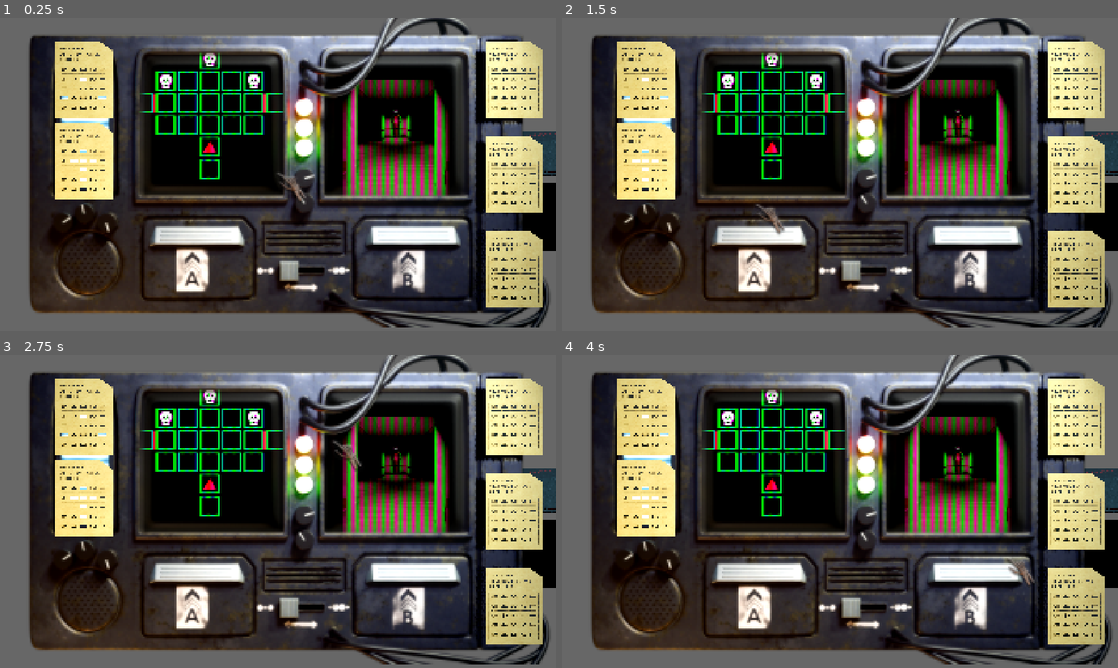
Above: before the commit, frames 1-4 (two rows, left to right).
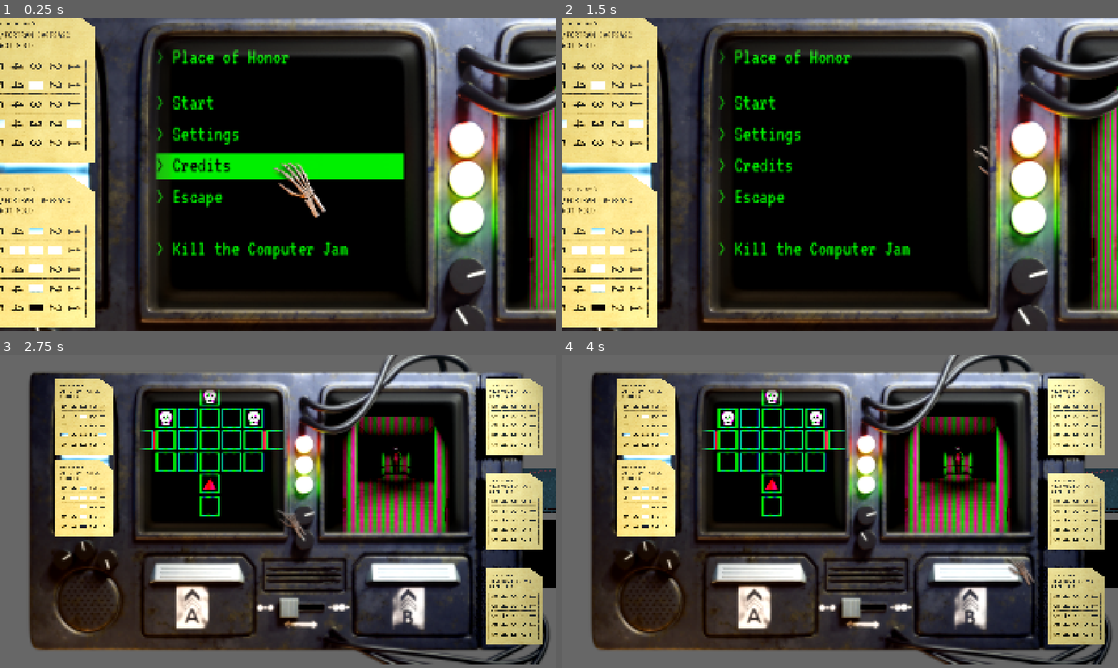
Above: after the commit, the same moments.

Repository: pudgypoultry/kill-the-computer-jam
Game: Godot game, scene res://Sandboxes/Pudgypoultry/MainScene.tscn
The game is run twice, just before and just after one commit, with the same random seed, the same clock (stepped at 60 frames per second) and the same inputs. Sound files missing from this copy of the repository are replaced by a short silence.
Inputs (mouse positions are in pixels of both pictures, inside the frame that each line leads up to):
- Up to frame 1 (0.25 s): no input
- Up to frame 2 (1.5 s): tap Enter at 0.5 s; move the mouse to (962, 158) at 0.52 s; hold D (move_right) 0.53-1.25 s; click (962, 158) at 0.6 s; drag from (728, 190) to (812, 237) at 1.27 s
- Up to frame 3 (2.75 s): move the mouse to (333, 442) at 2.02 s; hold D (move_right) from 2.03 s (still down); click (333, 442) at 2.1 s
- Up to frame 4 (4 s): release D (move_right) at 2.75 s; drag from (812, 574) to (673, 464) at 2.77 s; tap Space at 3.5 s; move the mouse to (1006, 558) at 3.52 s; hold A (move_left) from 3.53 s (still down); click (1006, 558) at 3.6 s

The runs differ from the first frame. In frame 1, 80% of the frame differs, in the area x 0-100%, y 0-100%; in frame 2, 78%; in frame 3, 0.3%; in frame 4, nothing differs.

Commit message:
Title Screen wired!

Diff:
--- a/Globals/BoardManager.gd
+++ b/Globals/BoardManager.gd
@@ -46,6 +46,12 @@
 
 
 func _process(_delta : float):
+	#if Input.is_action_just_pressed("pause") && player_actionable:
+		#main_camera.move_to_menu()
+		#await get_tree().create_timer(0.5).timeout
+		#switch_screen_to_menu()
+
+
 	if not exclusive_text_mode:
 		return
 
@@ -55,6 +61,8 @@
 			terminal_manager.writing = false
 		else:
 			end_text_mode()
+
+
 
 func _switch_screen_to_grid():
 	terminal_screen.texture.viewport_path = reactor_manager.grid_subviewport.get_path()
--- a/Sandboxes/Pudgypoultry/GridCell.gd
+++ b/Sandboxes/Pudgypoultry/GridCell.gd
@@ -45,7 +45,7 @@
 var grid_manager : GridManager = null
 
 func _update_active() -> void:
-	print(name + ":" + str(grid_position))
+	#print(name + ":" + str(grid_position))
 	if !active or hidden_room:
 		for img in get_children():
 			img.hide()
@@ -68,7 +68,7 @@
 			skeleton_sprite.hide()
 
 func _ready() -> void:
-	print(sprite)
+	#print(sprite)
 	_update_active()
 	if is_starting_position and not Engine.is_editor_hint():
 		BoardManager.starting_position = grid_position
--- a/Sandboxes/Pudgypoultry/MainScene.tscn
+++ b/Sandboxes/Pudgypoultry/MainScene.tscn
@@ -14,6 +14,7 @@
 [ext_resource type="AudioStream" uid="uid://dyueb8i8cdh30" path="res://Assets/Music/The World to Come.ogg" id="11_tq65w"]
 [ext_resource type="PackedScene" uid="uid://c82j06v17qfbp" path="res://Scenes/ReactorArea/ReactorView.tscn" id="12_qaeli"]
 [ext_resource type="PackedScene" uid="uid://df05gj1qx2fth" path="res://Scenes/Monitor/MonitorScene.tscn" id="12_tq65w"]
+[ext_resource type="Script" uid="uid://vmalpcg167f7" path="res://Sandboxes/Pudgypoultry/TitleScreenTransitionManager.gd" id="15_1uf6b"]
 
 [sub_resource type="Environment" id="Environment_sh0p1"]
 background_mode = 2
@@ -39,10 +40,10 @@
 [sub_resource type="BoxShape3D" id="BoxShape3D_q1446"]
 size = Vector3(0.2559204, 0.05, 1.14516)
 
-[sub_resource type="ViewportTexture" id="ViewportTexture_cmfyp"]
-viewport_path = NodePath("../ReactorView/GridCamera")
-
 [sub_resource type="ViewportTexture" id="ViewportTexture_1uf6b"]
+viewport_path = NodePath("../ReactorView/TitleScreen")
+
+[sub_resource type="ViewportTexture" id="ViewportTexture_w0dj5"]
 viewport_path = NodePath("../ReactorView/FPSCamera")
 
 [sub_resource type="StandardMaterial3D" id="StandardMaterial3D_lh8n2"]
@@ -80,7 +81,7 @@
 [node name="MainScene" type="Node3D" unique_id=904660948]
 
 [node name="Camera3D" type="Camera3D" parent="." unique_id=552463633 node_paths=PackedStringArray("game_position", "menu_position")]
-transform = Transform3D(1, 0, 0, 0, 1, 0, 0, 0, 1, 0, 0.37406492, 0.5209035)
+transform = Transform3D(1, 0, 0, 0, 1, 0, 0, 0, 1, -0.76899165, 0.89896667, -0.53625983)
 environment = SubResource("Environment_sh0p1")
 current = true
 script = ExtResource("1_w0dj5")
@@ -166,10 +167,10 @@
 song_3 = ExtResource("11_tq65w")
 
 [node name="Monitor1" parent="Monitor" index="0" unique_id=55286909]
-texture = SubResource("ViewportTexture_cmfyp")
+texture = SubResource("ViewportTexture_1uf6b")
 
 [node name="Monitor2" parent="Monitor" index="1" unique_id=831061316]
-texture = SubResource("ViewportTexture_1uf6b")
+texture = SubResource("ViewportTexture_w0dj5")
 
 [node name="CardSFX" parent="Monitor/CardSlot1" parent_id_path=PackedInt32Array(1842833820, 1264573134) index="4" unique_id=1088956227]
 volume_db = -8.0
@@ -188,5 +189,14 @@
 [node name="GameCameraPosition" type="Marker3D" parent="." unique_id=429545565]
 transform = Transform3D(1, 0, 0, 0, 1, 0, 0, 0, 1, 0, 0.37406492, 0.5209035)
 
+[node name="TitleScreenTransitionManager" type="Node" parent="." unique_id=673831126 node_paths=PackedStringArray("target", "menu_root", "cursor", "start_button")]
+script = ExtResource("15_1uf6b")
+target = NodePath("../ReactorView/TitleScreen")
+menu_root = NodePath("../ReactorView/TitleScreen/TitleScreen")
+cursor = NodePath("../ReactorView/TitleScreen/TitleScreen/MouseCursor")
+start_button = NodePath("../ReactorView/TitleScreen/TitleScreen/Menu/Start")
+mouse_offset = Vector2(-120, -120)
+
 [editable path="ReactorView"]
+[editable path="ReactorView/TitleScreen/TitleScreen"]
 [editable path="Monitor"]
--- /dev/null
+++ b/Sandboxes/Pudgypoultry/TitleScreenTransitionManager.gd
@@ -0,0 +1,65 @@
+extends Node
+class_name TitleScreenTransitionManager
+
+@export var target : SubViewport
+@export var menu_root : Control
+@export var cursor : Sprite2D
+@export var start_button : Button
+@export var sensitivity := 0.25
+@export var mouse_offset : Vector2 = Vector2.ZERO
+
+var active : bool = false
+var _pos : Vector2 = Vector2.ZERO
+var _button_mask : int = 0
+
+
+func _ready() -> void:
+	start_button.pressed.connect(set_active.bind(false))
+	await get_tree().process_frame
+	_pos = menu_root.get_global_rect().get_center()
+	target.notification(NOTIFICATION_VP_MOUSE_ENTER)
+	set_active(true)
+
+
+func set_active(value: bool) -> void:
+	active = value
+	cursor.visible = value
+	BoardManager.cursor_hidden = value
+	if value:
+		_move_cursor(Vector2.ZERO)
+
+
+func _input(event: InputEvent) -> void:
+	if not active:
+		return
+
+	if event is InputEventMouseMotion:
+		_move_cursor(event.relative * sensitivity)
+	elif event is InputEventMouseButton:
+		_button_mask = event.button_mask
+		var ev := InputEventMouseButton.new()
+		ev.button_index = event.button_index
+		ev.pressed = event.pressed
+		ev.double_click = event.double_click
+		ev.button_mask = event.button_mask
+		ev.position = _pos
+		ev.global_position = _pos
+		target.push_input(ev, true)
+	else:
+		return
+
+	get_viewport().set_input_as_handled()
+
+
+func _move_cursor(delta: Vector2) -> void:
+	var rect := menu_root.get_global_rect()
+	var old := _pos
+	_pos = (_pos + delta).clamp(rect.position, rect.end - Vector2.ONE)
+	cursor.position = _pos + mouse_offset
+
+	var ev := InputEventMouseMotion.new()
+	ev.position = _pos
+	ev.global_position = _pos
+	ev.relative = _pos - old
+	ev.button_mask = _button_mask
+	target.push_input(ev, true)
--- a/Scenes/TitleScreen/LoadButton.gd
+++ b/Scenes/TitleScreen/LoadButton.gd
@@ -6,5 +6,6 @@
 	pressed.connect(_on_pressed)
 
 func _on_pressed() -> void:
+	BoardManager._switch_screen_to_grid()
 	BoardManager.main_camera.move_to_game()
 	text = "> Resume"
--- a/Scenes/TitleScreen/TitleScreen.tscn
+++ b/Scenes/TitleScreen/TitleScreen.tscn
@@ -5,6 +5,7 @@
 [ext_resource type="Script" uid="uid://b4a3bhxm50njh" path="res://Scenes/TitleScreen/LoadButton.gd" id="2_bf2sq"]
 [ext_resource type="Script" uid="uid://bkvqvjd1r4au8" path="res://Scenes/TitleScreen/MenuButton.gd" id="3_at0r8"]
 [ext_resource type="Script" uid="uid://p6iehicpoiy0" path="res://Scenes/TitleScreen/QuitButton.gd" id="4_fkfbp"]
+[ext_resource type="Texture2D" uid="uid://jrqpi4smedvx" path="res://Assets/Overlays/HandCursor.tres" id="6_q82or"]
 
 [sub_resource type="StyleBoxFlat" id="StyleBoxFlat_rojf5"]
 bg_color = Color(0.6, 0.6, 0.6, 0)
@@ -60,6 +61,7 @@
 theme_override_colors/font_hover_color = Color(0, 0, 0, 1)
 theme_override_fonts/font = ExtResource("1_f6ya5")
 theme_override_styles/normal = SubResource("StyleBoxFlat_rojf5")
+theme_override_styles/pressed = SubResource("StyleBoxFlat_pxqgl")
 theme_override_styles/hover = SubResource("StyleBoxFlat_pxqgl")
 text = "> Start"
 alignment = 0
@@ -71,9 +73,12 @@
 layout_mode = 2
 size_flags_horizontal = 4
 theme_override_colors/font_color = Color(0.054711282, 0.75625, 0, 1)
-theme_override_colors/font_hover_color = Color(0, 0, 0, 1)
-theme_override_fonts/font = ExtResource("1_f6ya5")
-theme_override_styles/normal = SubResource("StyleBoxFlat_rojf5")
+theme_override_colors/font_pressed_color = Color(0, 0, 0, 1)
+theme_override_colors/font_hover_color = Color(0, 0, 0, 1)
+theme_override_colors/font_hover_pressed_color = Color(0, 0, 0, 1)
+theme_override_fonts/font = ExtResource("1_f6ya5")
+theme_override_styles/normal = SubResource("StyleBoxFlat_rojf5")
+theme_override_styles/pressed = SubResource("StyleBoxFlat_pxqgl")
 theme_override_styles/hover = SubResource("StyleBoxFlat_pxqgl")
 text = "> Settings"
 alignment = 0
@@ -86,9 +91,12 @@
 layout_mode = 2
 size_flags_horizontal = 4
 theme_override_colors/font_color = Color(0.054711282, 0.75625, 0, 1)
-theme_override_colors/font_hover_color = Color(0, 0, 0, 1)
-theme_override_fonts/font = ExtResource("1_f6ya5")
-theme_override_styles/normal = SubResource("StyleBoxFlat_rojf5")
+theme_override_colors/font_pressed_color = Color(0, 0, 0, 1)
+theme_override_colors/font_hover_color = Color(0, 0, 0, 1)
+theme_override_colors/font_hover_pressed_color = Color(0, 0, 0, 1)
+theme_override_fonts/font = ExtResource("1_f6ya5")
+theme_override_styles/normal = SubResource("StyleBoxFlat_rojf5")
+theme_override_styles/pressed = SubResource("StyleBoxFlat_pxqgl")
 theme_override_styles/hover = SubResource("StyleBoxFlat_pxqgl")
 text = "> Credits"
 alignment = 0
@@ -101,9 +109,12 @@
 layout_mode = 2
 size_flags_horizontal = 4
 theme_override_colors/font_color = Color(0.054711282, 0.75625, 0, 1)
-theme_override_colors/font_hover_color = Color(0, 0, 0, 1)
-theme_override_fonts/font = ExtResource("1_f6ya5")
-theme_override_styles/normal = SubResource("StyleBoxFlat_rojf5")
+theme_override_colors/font_pressed_color = Color(0, 0, 0, 1)
+theme_override_colors/font_hover_color = Color(0, 0, 0, 1)
+theme_override_colors/font_hover_pressed_color = Color(0, 0, 0, 1)
+theme_override_fonts/font = ExtResource("1_f6ya5")
+theme_override_styles/normal = SubResource("StyleBoxFlat_rojf5")
+theme_override_styles/pressed = SubResource("StyleBoxFlat_pxqgl")
 theme_override_styles/hover = SubResource("StyleBoxFlat_pxqgl")
 text = "> Escape"
 alignment = 0
@@ -337,3 +348,8 @@
 
 [node name="TextureRect" type="TextureRect" parent="." unique_id=677465315]
 layout_mode = 2
+mouse_filter = 2
+
+[node name="MouseCursor" type="Sprite2D" parent="." unique_id=1150423686]
+scale = Vector2(0.2, 0.2)
+texture = ExtResource("6_q82or")
--- a/Scenes/TitleScreen/VolumeBar.gd
+++ b/Scenes/TitleScreen/VolumeBar.gd
@@ -12,8 +12,9 @@
 
 
 func minus():
-	if progress_bar.value < 100:
+	if progress_bar.value > 0:
 		progress_bar.value -= 5
+		print(progress_bar.name + " : " + str(progress_bar.value))
 		AudioServer.set_bus_volume_db(AudioServer.get_bus_index(audio_bus_name), linear_to_db(progress_bar.value))
 
 
--- a/project.godot
+++ b/project.godot
@@ -48,7 +48,7 @@
 "events": [Object(InputEventKey,"resource_local_to_scene":false,"resource_name":"","device":-1,"window_id":0,"alt_press …(192 unchanged characters)…
 ]
 }
-escape={
+pause={
 "deadzone": 0.2,
 "events": [Object(InputEventKey,"resource_local_to_scene":false,"resource_name":"","device":-1,"window_id":0,"alt_press …(195 unchanged characters)…
 ]
Not shown, added: Sandboxes/Pudgypoultry/TitleScreenTransitionManager.gd.uid
Not shown, added: Sandboxes/Pudgypoultry/MainScene.tscn98007315067.tmp
